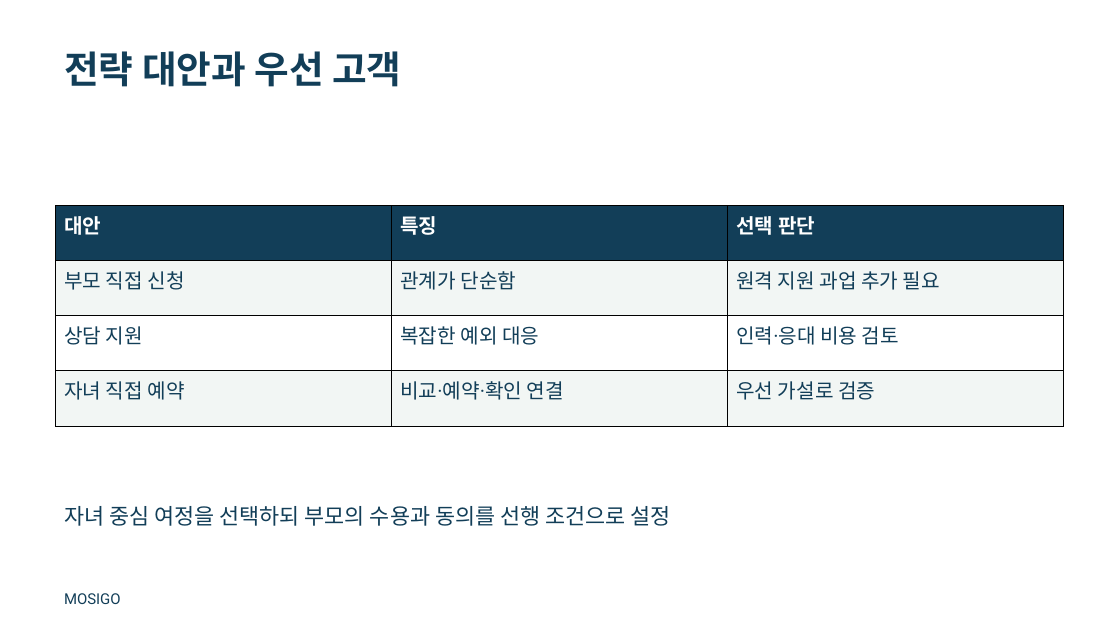
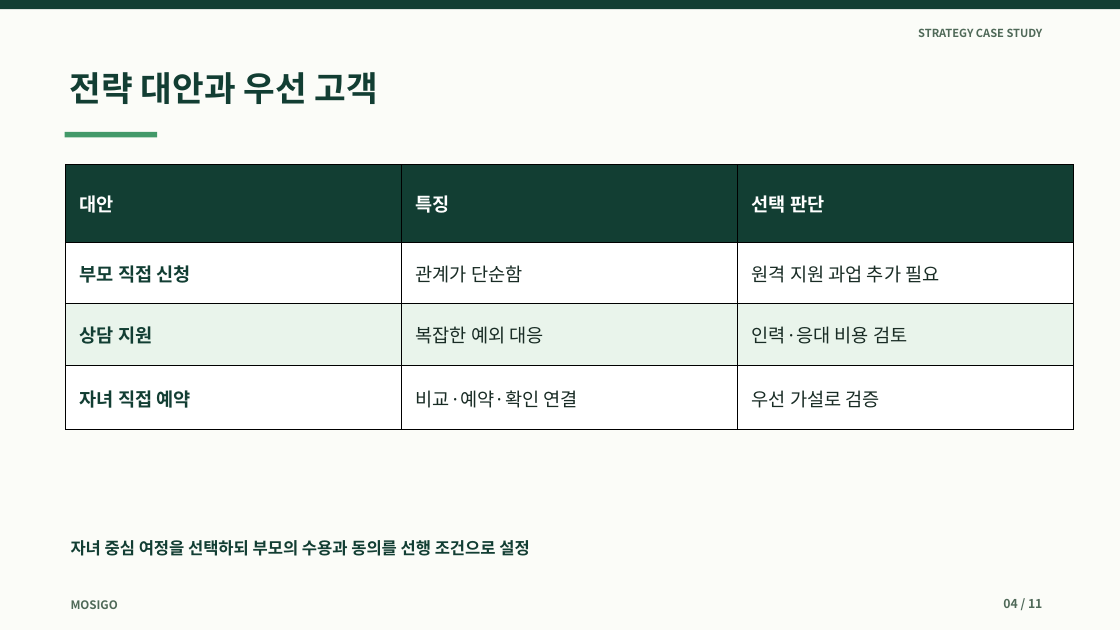
Before and after one commit to dohyunkimmm/mosigo-case-study, a slide deck: slide 4 of downloads/mosigo_report.pptx. Drawn at 1120x630 pixels with LibreOffice and Linux fonts; fonts in the diff are those of the drawing. Boxes give left, top, right and bottom in pixels: in the first picture for what was removed or moved away, otherwise in the second. Text is boxed around its words. In the diff, an @@ line names an element or a change of style, - is before the commit and + after.

```diff
--- a/downloads/mosigo_report.pptx
+++ b/downloads/mosigo_report.pptx
@@ background #FFFFFF to #FBFCF8 @@
@@ rectangle added at [0,0,1120,9], fill #123E33 @@
@@ text added at [918,28,1043,37], 9.5 pt, text #4F6958, bold @@
+STRATEGY CASE STUDY
@@ text "전략 대안과 우선 고객": place and size @@
-text "전략 대안과 우선 고객" at [64,51,401,87]
+text "전략 대안과 우선 고객" at [70,72,378,104]
@@ text "전략 대안과 우선 고객" at [70,72,378,104]: size 32.2 to 29.5 pt, font Roboto to Noto Sans CJK KR, text colour #123E58 to #123E33; vertical alignment top to middle @@
@@ rectangle added at [65,132,157,138], fill #429969 @@
@@ table at [66,165,1074,430] @@
@@ fill #123E58 to #123E33 in row 1 @@
@@ fill #F2F6F4 to #FFFFFF in 6 cells @@
@@ fill #FFFFFF to #E9F4EB in row 3 @@
@@ size 17.2 to 16 pt, font Roboto to Noto Sans CJK KR @@
@@ text colour #123E58 to #123E33, bold on in "부모 직접 신청", "상담 지원", "자녀 직접 예약" @@
@@ text colour #123E58 to #192C25 in "관계가 단순함", "원격 지원 과업 추가 필요", "복잡한 예외 대응", "인력·응대 비용 검토" and 2 more places @@
@@ table: place and size @@
-table at [56,206,1065,426]
+table at [66,165,1074,430]
@@ text "자녀 중심 여정을 선택하되 부모의 ...": place and size @@
-text "자녀 중심 여정을 선택하되 부모의 ..." at [64,506,671,526]
+text "자녀 중심 여정을 선택하되 부모의 ..." at [71,540,529,556]
@@ text "자녀 중심 여정을 선택하되 부모의 ..." at [71,540,529,556]: size 18.8 to 14.2 pt, font Roboto to Noto Sans CJK KR, text colour #123E58 to #123E33, bold on; vertical alignment top to middle @@
@@ text "MOSIGO": place and size @@
-text "MOSIGO" at [64,593,120,604]
+text "MOSIGO" at [71,600,118,609]
@@ text "MOSIGO" at [71,600,118,609]: size 12.8 to 10 pt, font Roboto to Noto Sans CJK KR, text colour #123E58 to #4F6958, bold on; vertical alignment top to middle @@
@@ text added at [1003,599,1042,608], 10.5 pt, text #4F6958, bold @@
+04 / 11
```
Also in this commit, not shown: 10 other slides changed, 1 other file.
